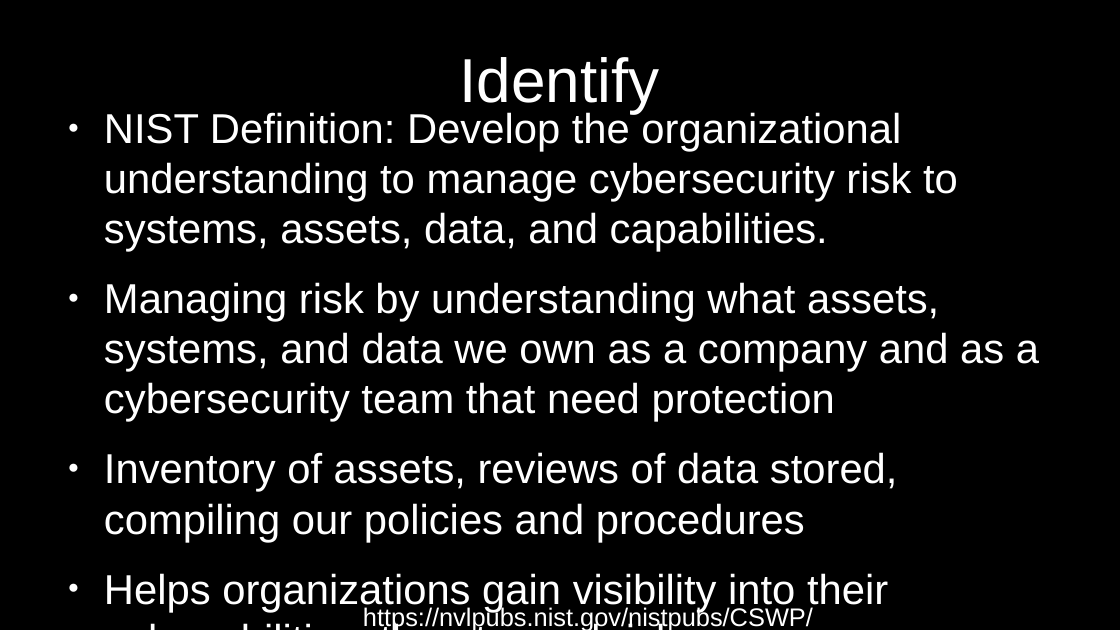
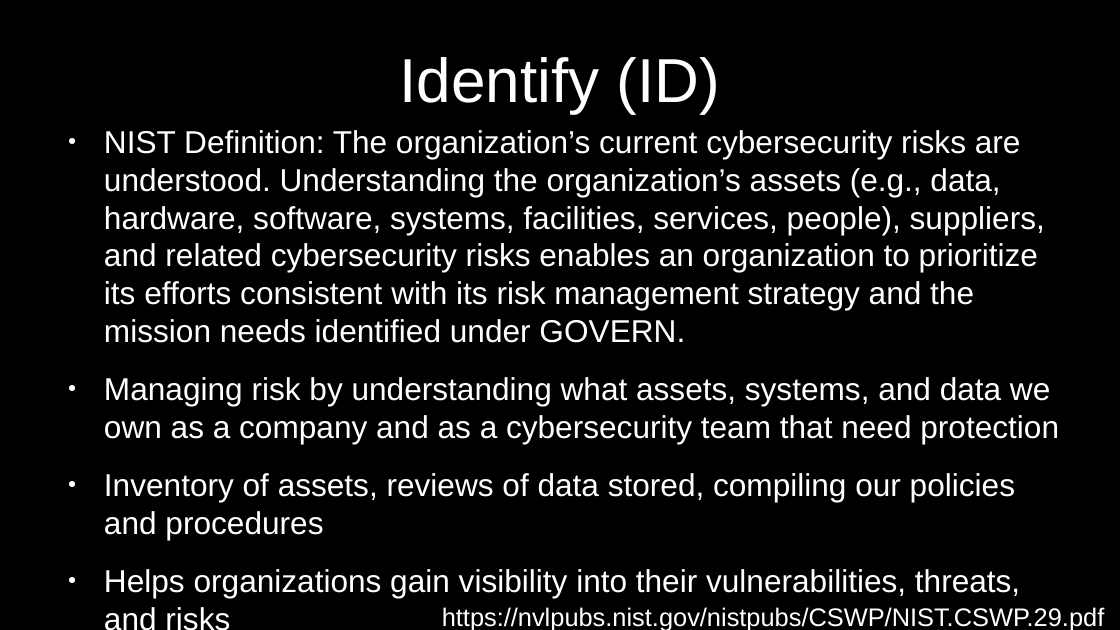
Before and after one commit to RealSeraphina/Super_Cool_Links_By_Sera, a slide deck: slide 6 of Slide-Decks/7_9_7_10_Identify.odp (slide 5 before the commit). Drawn at 1120x630 pixels with LibreOffice and Linux fonts; fonts in the diff are those of the drawing. Boxes give left, top, right and bottom in pixels: in the first picture for what was removed or moved away, otherwise in the second. Text is boxed around its words. In the diff, an @@ line names an element or a change of style, - is before the commit and + after.

Commit message:
Add files via upload
Changes made in regards to NIST CSF 2.0 release

```diff
--- a/Slide-Decks/7_9_7_10_Identify.odp
+++ b/Slide-Decks/7_9_7_10_Identify.odp
@@ title at <box>399,57,720,113</box>: text changed @@
-Identify
+Identify (ID)
@@ text "NIST Definition: The organization’s current ...": place and size @@
-text "NIST Definition: The organization’s current ..." at <box>104,110,1039,612</box>
+text "NIST Definition: The organization’s current ..." at <box>104,130,1059,598</box>
@@ text at <box>104,130,1045,343</box>: text changed; size 29.6 to 22.4 pt @@
-● NIST Definition: Develop the organizational understanding to manage cybersecurity risk to systems, assets, data, and capabilities.
+● NIST Definition: The organization’s current cybersecurity risks are understood. Understanding the organization’s assets (e.g., data, hardware, software, systems, facilities, services, people), suppliers, and related cybersecurity risks enables an organization to prioritize its efforts consistent with its risk management strategy and the mission needs identified under GOVERN.
@@ text at <box>104,377,1059,598</box>: size 29.6 to 22.4 pt in "Managing risk by understanding what assets, systems, ...", "Inventory of assets, reviews of data stored, ...", "Helps organizations gain visibility into their vulnerabiliti ..." @@
@@ text at <box>442,607,1104,630</box>: text changed @@
-https://nvlpubs.nist.gov/nistpubs/CSWP/NIST.CSWP.04162018.pdf
+https://nvlpubs.nist.gov/nistpubs/CSWP/NIST.CSWP.29.pdf
```
Also in this commit, not shown: 6 other slides changed, 2 slides added, 4 other files.
